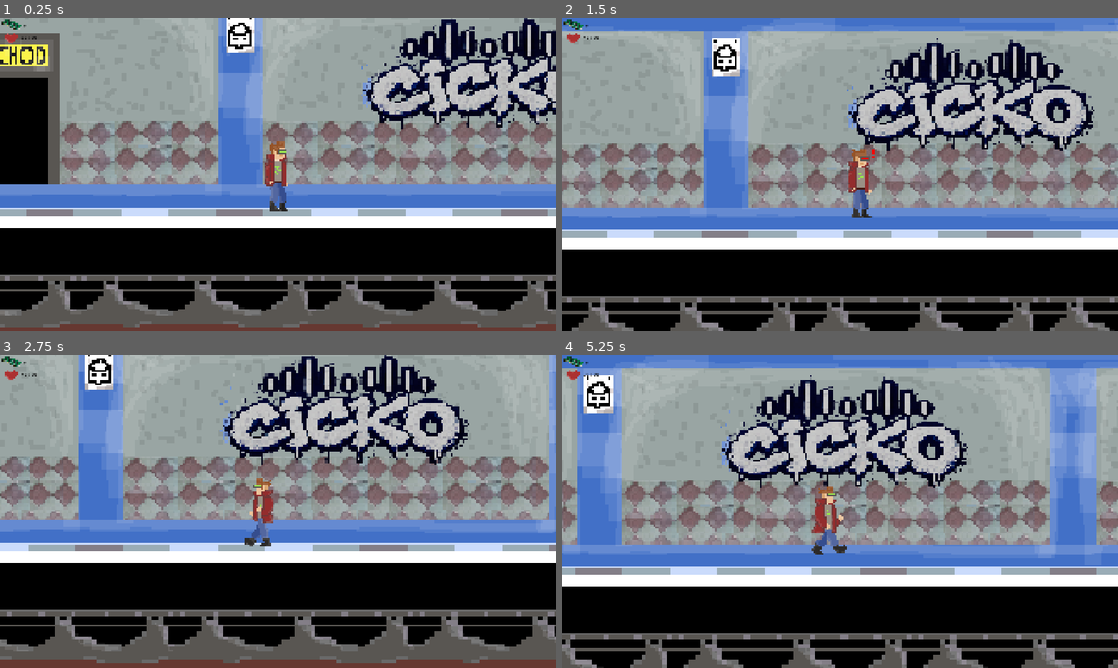
Above: before the commit, frames 1-4 (two rows, left to right).
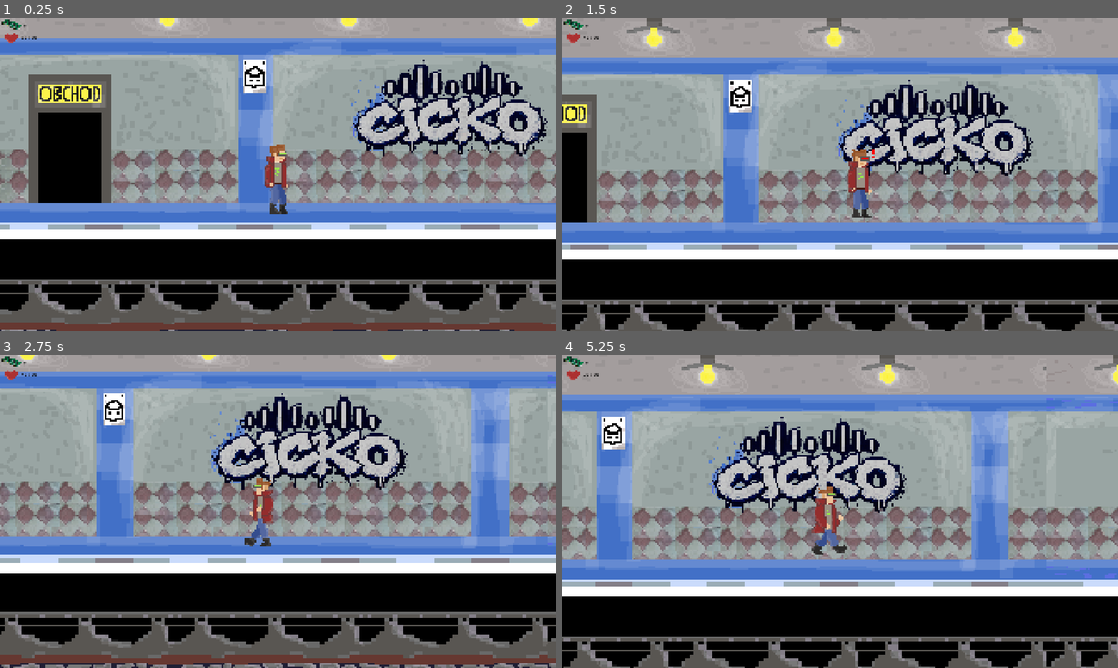
Above: after the commit, the same moments.

Repository: NetoCZ/Metro
Game: Godot game, scene res://Scenes/ShopOut.tscn
Same seed, same stepped clock (60 frames per second), same inputs: the game is played once before the commit and once after it. This scene is started directly instead of the project's main scene.
Inputs:
- Up to frame 1 (0.25 s): no input
- Up to frame 2 (1.5 s): hold F (attack) 0.53-1.28 s; hold D (move_right) from 0.53 s (still down); tap Space (move_jump) at 0.77 s; tap P (hurt) at 1.35 s
- Up to frame 3 (2.75 s): tap Space (move_jump) at 1.52 s; release D (move_right) at 2.03 s; hold A (move_left) from 2.03 s (still down); hold E (interruct) from 2.03 s (still down)
- Up to frame 4 (5.25 s): release A (move_left) at 2.78 s; release E (interruct) at 2.78 s; hold D (move_right) 2.78-4.28 s; tap F (attack) at 2.85 s; tap Space (move_jump) at 3.02, 3.77, 4.52 s; hold P (hurt) 3.53-4.28 s; hold A (move_left) 4.28-5.03 s; tap E (interruct) at 4.35 s; hold D (move_right) from 5.03 s (still down); hold F (attack) from 5.03 s (still down)

The runs differ from the first frame. In frame 1, 56% of the frame differs, in the area x 0-100%, y 0-100%; in frame 2, 57%; in frame 3, 54%; in frame 4, 59%.

Commit message:
prebuildddff

Diff:
--- a/Scenes/ShopOut.tscn
+++ b/Scenes/ShopOut.tscn
@@ -5,36 +5,43 @@
 [ext_resource type="PackedScene" uid="uid://dnyf0pog4niyr" path="res://Scenes/Player/player.tscn" id="2_3u81u"]
 
 [sub_resource type="RectangleShape2D" id="RectangleShape2D_wdocy"]
-size = Vector2(2516, 12)
+size = Vector2(2516, 31.999998)
 
 [node name="ShopOut" type="Node2D" unique_id=669731540]
 position = Vector2(56, -11)
 
+[node name="Player" parent="." unique_id=362517795 instance=ExtResource("2_3u81u")]
+
 [node name="bg2" type="Sprite2D" parent="." unique_id=1501241375]
-position = Vector2(-2241, -81.00002)
-scale = Vector2(6.3, 5.8999996)
+position = Vector2(-1412, -9)
+scale = Vector2(5, 5)
 texture = ExtResource("1_3u81u")
 
 [node name="bg3" type="Sprite2D" parent="." unique_id=373067583]
-position = Vector2(1325, -81.00002)
-scale = Vector2(6.300001, 5.8999996)
+position = Vector2(1127, -9)
+scale = Vector2(5, 5)
 texture = ExtResource("1_3u81u")
 
 [node name="bg" type="Sprite2D" parent="." unique_id=1439196072]
-position = Vector2(30, -81.00002)
-scale = Vector2(6.3, 5.9)
+position = Vector2(30, -9)
+scale = Vector2(5, 5)
 texture = ExtResource("1_ncsqt")
 
 [node name="StaticBody2D" type="StaticBody2D" parent="." unique_id=856110348]
 
 [node name="CollisionShape2D" type="CollisionShape2D" parent="StaticBody2D" unique_id=1532944178]
-position = Vector2(34, 120)
+position = Vector2(34, 139)
 shape = SubResource("RectangleShape2D_wdocy")
 one_way_collision = true
 
 [node name="CollisionShape2D2" type="CollisionShape2D" parent="StaticBody2D" unique_id=728580554]
-position = Vector2(32, 460)
+position = Vector2(886.0001, -38)
+scale = Vector2(0.014725294, 9.750347)
 shape = SubResource("RectangleShape2D_wdocy")
 one_way_collision = true
 
-[node name="Player" parent="." unique_id=362517795 instance=ExtResource("2_3u81u")]
+[node name="CollisionShape2D3" type="CollisionShape2D" parent="StaticBody2D" unique_id=174037975]
+position = Vector2(-918.9999, -38)
+scale = Vector2(0.014725294, 9.750347)
+shape = SubResource("RectangleShape2D_wdocy")
+one_way_collision = true
